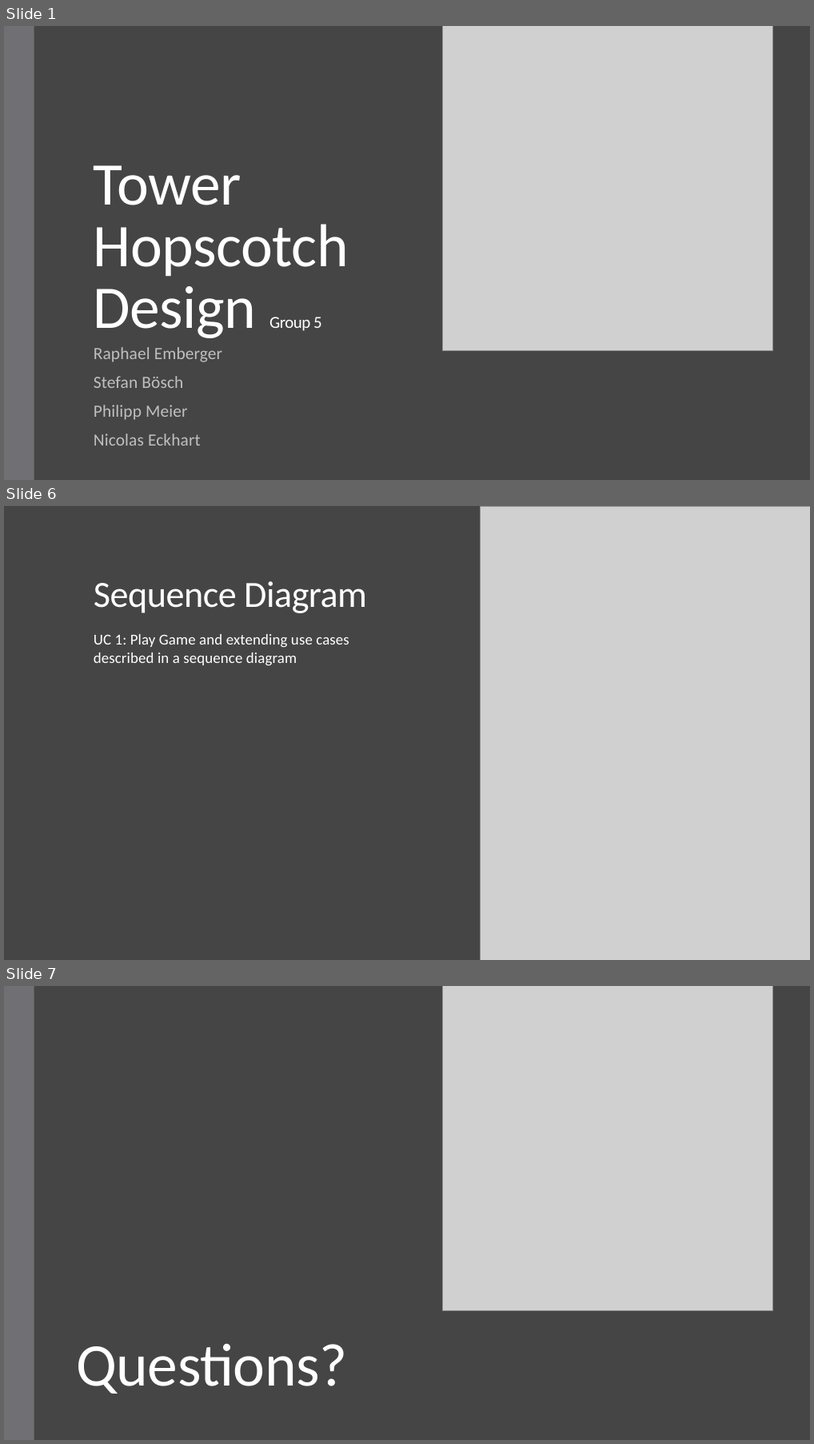
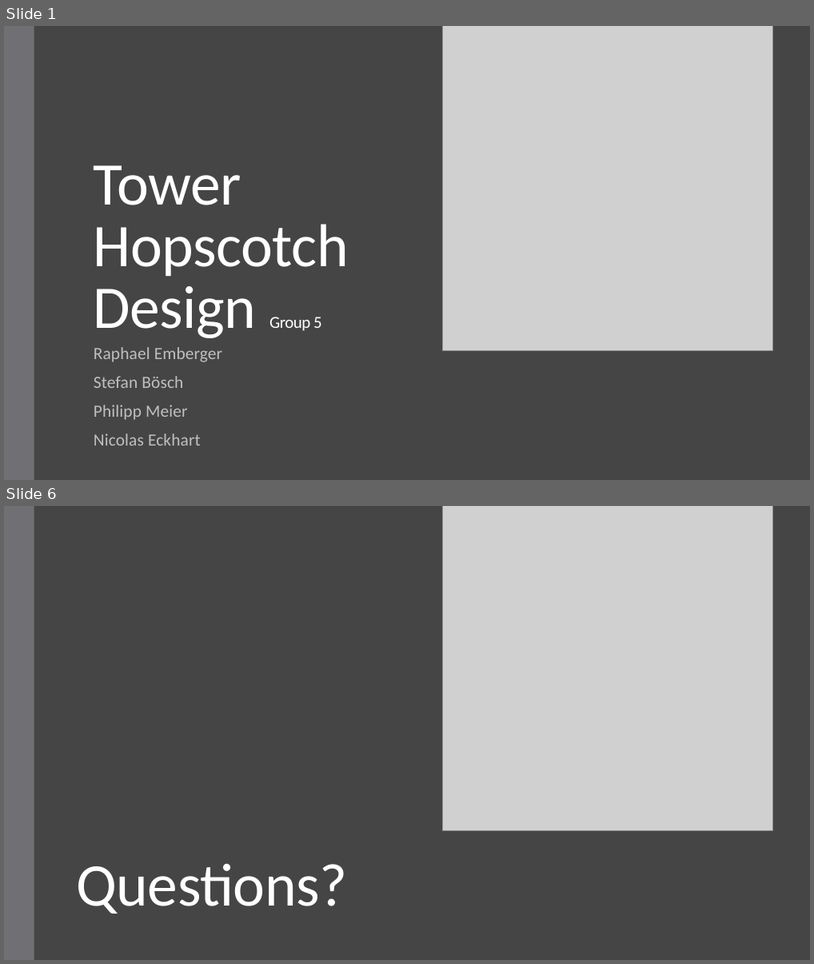
Before and after one commit to raember/Tower-Hopscotch, a slide deck: documents/milestone3/Project Design Presentation.pptx. Shown one above the other, each under a label of ours: slides 1, 6 and 7 before the commit, slides 1 and 6 after it; the slides between them are not shown. The pictures are 814x1444 and 814x964 pixels, drawn with LibreOffice and Linux fonts; fonts in the diff are those of the drawing; grey boxes stand for pictures. Boxes give left, top, right and bottom in pixels: in the first picture for what was removed or moved away, otherwise in the second. Text is boxed around its words. In the diff, an @@ line names an element or a change of style, - is before the commit and + after.

```diff
--- a/documents/milestone3/Project Design Presentation.pptx
+++ b/documents/milestone3/Project Design Presentation.pptx
@@ slide 6 removed at (4, 506, 810, 960), background #454545 @@
@@ picture removed at (481, 506, 810, 960) @@
@@ rectangle removed at (751, 506, 810, 960) @@
@@ title removed at (94, 581, 367, 613) @@
-Sequence Diagram
@@ text removed at (94, 634, 349, 665) @@
-UC 1: Play Game and extending use cases
-described in a sequence diagram
@@ what was slide 7 is now slide 6 @@
```
Also in this commit, not shown: 1 slide changed, 3 slides added, 3 other slides removed.
